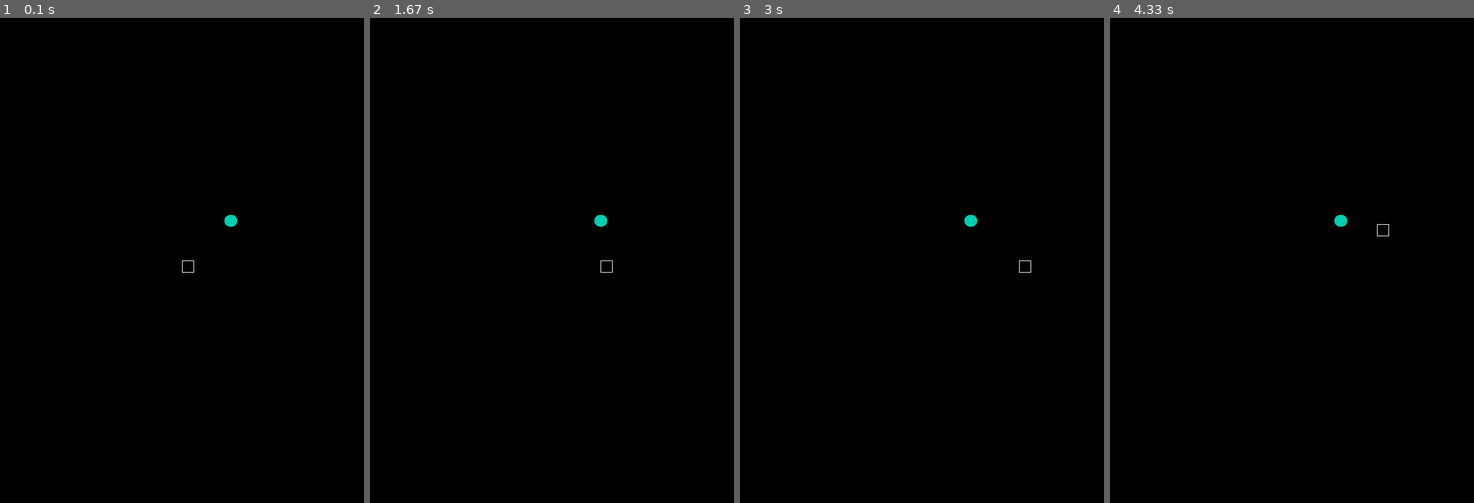
Above: before the commit, frames 1-4 (left to right).
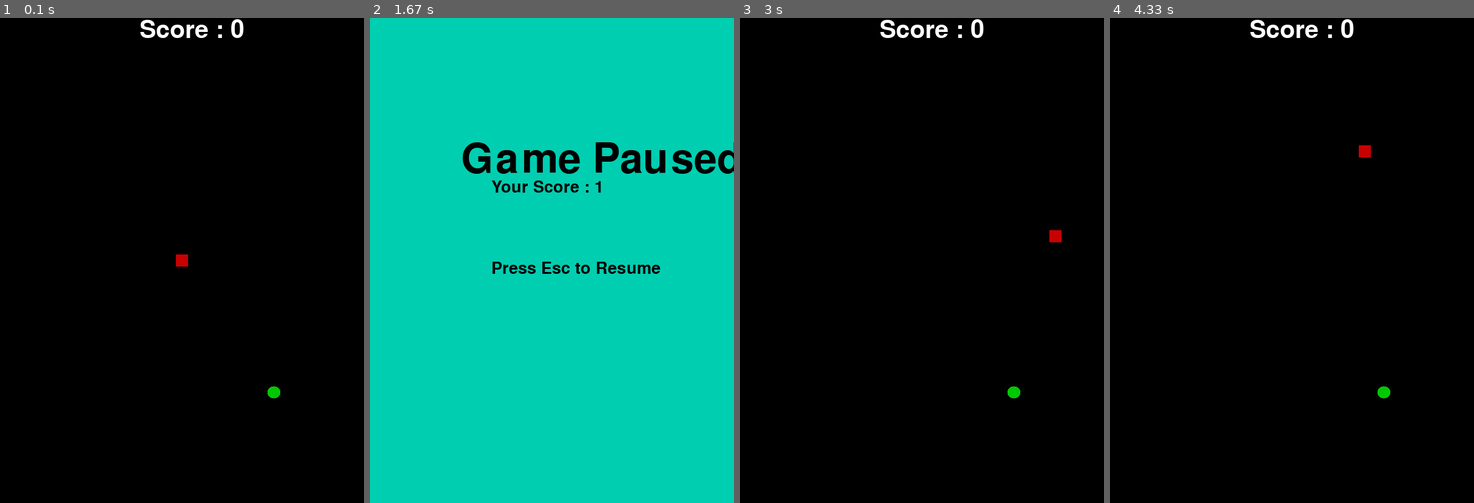
Above: after the commit, the same moments.

Repository: prakharpks02/pygame_personel
Game: pygame game, started from snake.py
The game is run twice, just before and just after one commit, with the same random seed, the same clock (stepped at 60 frames per second) and the same inputs.
Inputs:
- Up to frame 1 (0.1 s): no input
- Up to frame 2 (1.67 s): hold Esc 0.33-0.8 s; hold Right 0.33-0.8 s; hold Esc 0.83-1.3 s; hold Right 0.83-1.3 s; hold Esc from 1.33 s (still down); hold D from 1.33 s (still down)
- Up to frame 3 (3 s): release Esc at 1.8 s; release D at 1.8 s; tap Esc at 1.83 s; hold Up from 2.73 s (still down)
- Up to frame 4 (4.33 s): release Up at 3.2 s; hold W 3.23-3.7 s; hold Left 3.73-4.27 s; hold S from 4.3 s (still down)

The runs differ from the first frame. In frame 1, 0.7% of the frame differs, in the area x 38-77%, y 0-79%; in frame 2, 98%, in the area x 0-100%, y 0-100%; in frame 3, 0.7%; in frame 4, 0.7%.

Commit message:
game over done

Diff:
--- a/snake.py
+++ b/snake.py
@@ -5,16 +5,26 @@
 
 white = (255,255,255)
 black = (0,0,0)
-green = (0,206,177)
+tmos_green = (0,206,177)
+red = (200,0,0)
+green = (0,200,0)
+bright_red = (255,0,0)
+bright_green = (0,255,0)
 
 # Initializing Pygame
 pygame.init()
 
+screen_width = 600
+screen_height = 800
+basic_block = 20
+food_radius = 10
+fps = 10
+
 # Screen window size defined
-screen = pygame.display.set_mode((600,800))
+screen = pygame.display.set_mode((screen_width,screen_height))
 
 # Naming the Screen (Name of the Game)
-pygame.display.set_caption('Chaos Snake')
+pygame.display.set_caption('Snake vs Chinese')
 
 # Fills window with black color
 screen.fill(black)
@@ -28,10 +38,12 @@
 # Part 1 - Create snake
 # Part 2 - Generate food
 # Part 3 - Move snake
-# Part 4 - Eat Food check
+# Part 4 - Eat Food check (Only from mouth)
 # Part 5 - Reach screen side
 # Part 6 - Game over
 # Part 7 - Game Pause
+# Part 8 - Show Score
+# Part 9 - Check Body touch
 
 
 
@@ -41,79 +53,170 @@
 
 
 def create_snake(position):
-    for location in position:
+    for i in range(len(position)-1):
+        location = position[i]
         x_location = location[0]
         y_location = location[1]
-        pygame.draw.rect(screen,white,(x_location,y_location,20,20),1)
+        pygame.draw.rect(screen,white,(x_location,y_location,basic_block,basic_block),0)
+
+    x_head = position[-1][0]
+    y_head = position[-1][1]
+
+    pygame.draw.rect(screen,red,(x_head,y_head,basic_block,basic_block),0)
 
 
 def generate_food():
-    x_food = random.randint(30,570)
-    y_food = random.randint(30,770)
-    pygame.gfxdraw.filled_circle(screen, x_food, y_food, 10, green)
+    x_food = random.randint(2*basic_block,(screen_width-2*basic_block))
+    y_food = random.randint(2*basic_block,(screen_height-2*basic_block))
+    pygame.gfxdraw.filled_circle(screen, x_food, y_food, food_radius, green)
 
     return x_food,y_food
 
 
 def move_snake(direction):
     if direction=='left':
-        x_change=-20
+        x_change=-1*basic_block
         y_change=0
     if direction=='right':
-        x_change=20
+        x_change=1*basic_block
         y_change=0
     if direction=='top':
         x_change=0
-        y_change=-20
+        y_change=-1*basic_block
     if direction=='bottom':
         x_change=0
-        y_change=+20
+        y_change=1*basic_block
 
     return x_change,y_change
 
 
 def eat_food_check(position, x_food, y_food):
     check = False            #-------------------------------- False means food not eaten, thus const x_food amd y_food
-    for location in position:
-        if location[0]<=(x_food+10) and location[0]>=(x_food-10) and location[1]<=(y_food+10) and location[1]>=(y_food-10):
-            check = True
-        if (location[0]+20)<=(x_food+10) and (location[0]+20)>=(x_food-10) and (location[1]+20)<=(y_food+10) and (location[1]+20)>=(y_food-10):
-            check = True
+    #for location in position:
+    location = position[-1]
+
+    if location[0]<=(x_food+food_radius) and location[0]>=(x_food-food_radius) and location[1]<=(y_food+food_radius) and location[1]>=(y_food-food_radius):
+        check = True
+    if (location[0]+basic_block)<=(x_food+food_radius) and (location[0]+basic_block)>=(x_food-food_radius) and (location[1]+basic_block)<=(y_food+food_radius) and (location[1]+basic_block)>=(y_food-food_radius):
+        check = True
+    if (location[0]+basic_block)<=(x_food+food_radius) and (location[0]+basic_block)>=(x_food-food_radius) and (location[1])<=(y_food+food_radius) and (location[1])>=(y_food-food_radius):
+        check = True
+    if (location[0])<=(x_food+food_radius) and (location[0])>=(x_food-food_radius) and (location[1]+basic_block)<=(y_food+food_radius) and (location[1]+basic_block)>=(y_food-food_radius):
+        check = True
 
     return check
 
 
 def screen_end(position):
     check = False            #-------------------------------- False means screen not end. In true, its Gameover
-    if position[-1][0]>=(600) or position[-1][1]>=(800) or position[-1][0]<=(0) or position[-1][1]<=(0):
+    if position[-1][0]>(screen_width) or position[-1][1]>(screen_height) or position[-1][0]<(0) or position[-1][1]<(0):
             check = True
-    if (position[-1][0]+20)>=(600) or (position[-1][1]+20)>=(800) or (position[-1][0]+20)<=(0) or (position[-1][1]+20)<=(0):
+    if (position[-1][0]+basic_block)>(screen_width) or (position[-1][1]+basic_block)>(screen_height) or (position[-1][0]+basic_block)<(0) or (position[-1][1]+basic_block)<(0):
             check = True
 
     return check
 
 
 
-def game_over():
-    pass
-
-
-def game_pause():
-    pass
+def game_over(score):
+    pause = True
+
+    while pause:
+        for event in pygame.event.get():
+            try:
+                if event.type == pygame.QUIT:
+                    quit_game()
+                if event.key == pygame.K_ESCAPE:
+                    game_loop()
+            except:
+                pass
+
+        screen.fill(tmos_green)
+
+        mssg_1 = 'Game Over'
+        screen_text_1 = pygame.font.Font(None,100).render(mssg_1, True, black)
+        screen.blit(screen_text_1, [(screen_width/4), (screen_height/4)])
+
+        mssg_2 = 'Your Score : '+str(score)
+        screen_text_2 = pygame.font.Font(None,40).render(mssg_2, True, black)
+        screen.blit(screen_text_2, [(screen_width/3), (screen_height/3)])
+
+        mssg_3 = 'Press Esc to Retry'
+        screen_text_2 = pygame.font.Font(None,40).render(mssg_3, True, black)
+        screen.blit(screen_text_2, [(screen_width/3), (screen_height/2)])
+
+        pygame.display.update()
+        clock.tick(fps)
+
+
+def game_pause(score):
+    pause = True
+
+    while pause:
+        for event in pygame.event.get():
+            try:
+                if event.type == pygame.QUIT:
+                    quit_game()
+                if event.key == pygame.K_ESCAPE:
+                    print(event.key)
+                    pause = False
+                    return pause
+            except:
+                pass
+
+        screen.fill(tmos_green)
+
+        mssg_1 = 'Game Paused'
+        screen_text_1 = pygame.font.Font(None,100).render(mssg_1, True, black)
+        screen.blit(screen_text_1, [(screen_width/4), (screen_height/4)])
+
+        mssg_2 = 'Your Score : '+str(score)
+        screen_text_2 = pygame.font.Font(None,40).render(mssg_2, True, black)
+        screen.blit(screen_text_2, [(screen_width/3), (screen_height/3)])
+
+        mssg_3 = 'Press Esc to Resume'
+        screen_text_2 = pygame.font.Font(None,40).render(mssg_3, True, black)
+        screen.blit(screen_text_2, [(screen_width/3), (screen_height/2)])
+
+        pygame.display.update()
+        clock.tick(fps)
+
+
+def show_score(score):
+    mssg = 'Score : '+str(score)
+    screen_text = pygame.font.Font(None, 60).render(mssg, True, white)
+    screen.blit(screen_text, [(screen_width/2-70), 0])
+
+def body_check(position):
+    check = False
+    for i in range(len(position)-2):
+        if position[-1]==position[i]:
+            check=True
+
+    return check
+
+
+
+### ----------------------------------------- Main Loop -------------------------------
 
 
 def game_loop():
     #start with single block snake at centre
-    position = [(300,400)]
+    position = [((screen_width/2-basic_block/2),(screen_height/2-basic_block/2))]
     snake_length=1
 
     # Initializing change variables of snake position to be zero till correct buttons are pressed
     x_change = 0
     y_change = 0
 
+    # The key that was placed last
+    last_key = 'none'
+
     create_snake(position) #snake created
 
     x_food,y_food = generate_food() #food generated
+
+    show_score(snake_length-1) #show score
 
     pygame.display.update()
 
@@ -121,11 +224,17 @@
 
         if screen_end(position):
             print('screen ends')
-            quit_game()
+            game_over(snake_length)
+
+        if snake_length>2:
+            if body_check(position):
+                print('You ate yourself')
+                game_over(snake_length)
 
         screen.fill(black)
 
-        pygame.gfxdraw.filled_circle(screen, x_food, y_food, 10, green)
+        pygame.gfxdraw.filled_circle(screen, x_food, y_food, food_radius, green)
+        show_score(snake_length-1)
 
         for event in pygame.event.get():
 
@@ -134,15 +243,24 @@
 
             if event.type == pygame.KEYDOWN:
                 if event.key == pygame.K_ESCAPE:
-                    game_pause()
-                if event.key == pygame.K_w or event.key == pygame.K_UP:
+                    pause = game_pause(snake_length)
+
+                if (last_key!='bottom') and (event.key == pygame.K_w or event.key == pygame.K_UP):
                     x_change,y_change=move_snake('top')
-                if event.key == pygame.K_s or event.key == pygame.K_DOWN:
+                    last_key = 'top'
+
+                if (last_key!='top') and (event.key == pygame.K_s or event.key == pygame.K_DOWN):
                     x_change,y_change=move_snake('bottom')
-                if event.key == pygame.K_a or event.key == pygame.K_LEFT:
+                    last_key = 'bottom'
+
+                if (last_key!='right') and (event.key == pygame.K_a or event.key == pygame.K_LEFT):
                     x_change,y_change=move_snake('left')
-                if event.key == pygame.K_d or event.key == pygame.K_RIGHT:
+                    last_key = 'left'
+
+                if (last_key!='left') and (event.key == pygame.K_d or event.key == pygame.K_RIGHT):
                     x_change,y_change=move_snake('right')
+                    last_key = 'right'
+
 
         x_new = position[-1][0] + x_change
         y_new = position[-1][1] + y_change
@@ -156,7 +274,7 @@
         if check_food==True:
             x_food, y_food = generate_food()
             snake_length = snake_length + 1
-            print('Hurray - Your score is ',snake_length)
+            #print('Hurray - Your score is ',snake_length-1)
 
         if check_food==False:
             #print('one down')
@@ -166,7 +284,7 @@
 
         pygame.display.update()
 
-        clock.tick(3)
+        clock.tick(fps)
 
 
 game_loop()
